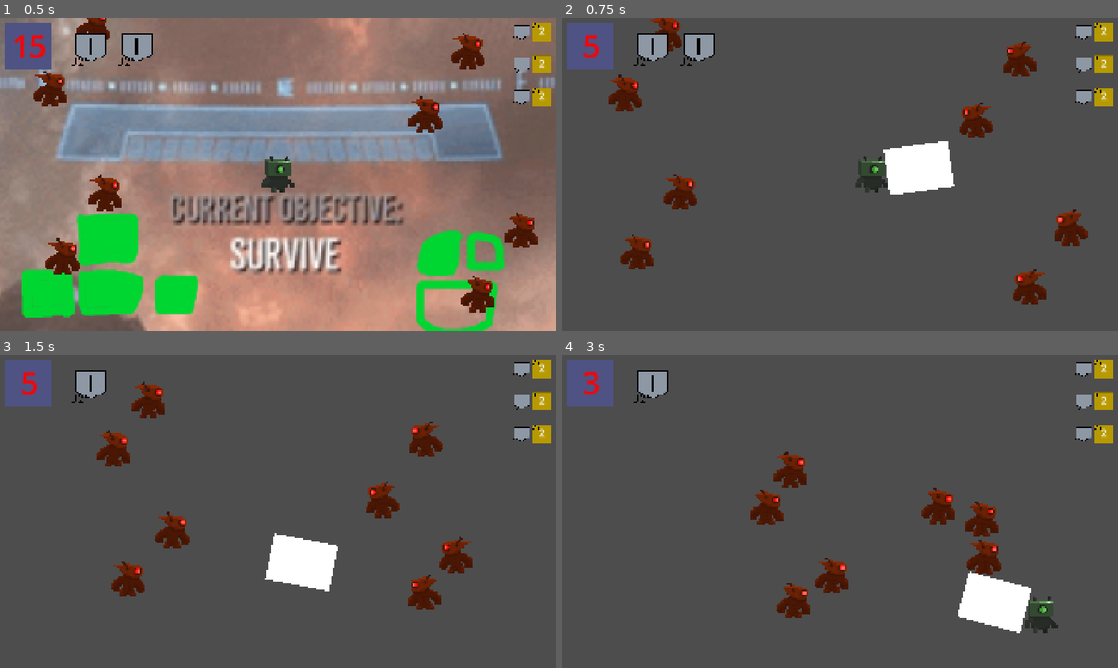
Above: before the commit, frames 1-4 (two rows, left to right).
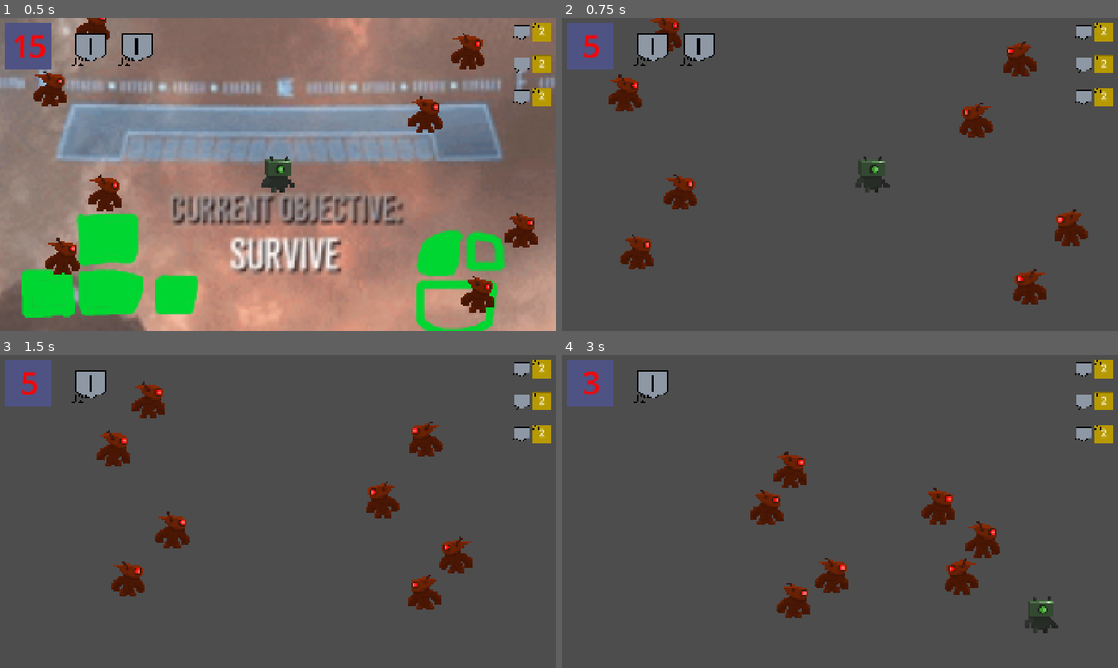
Above: after the commit, the same moments.

Repository: Paul-Sml/GameJam-gmtk2026
Game: Godot game, scene res://game_scene.tscn
The game is run twice, just before and just after one commit, with the same random seed, the same clock (stepped at 60 frames per second) and the same inputs.
Inputs (mouse positions are in pixels of both pictures, inside the frame that each line leads up to):
- Up to frame 1 (0.5 s): no input
- Up to frame 2 (0.75 s): tap Enter at 0.5 s; move the mouse to (962, 158) at 0.52 s; hold Right (right) from 0.53 s (still down); click (962, 158) at 0.6 s
- Up to frame 3 (1.5 s): move the mouse to (166, 527) at 1.27 s; release Right (right) at 1.28 s; hold Down (down) from 1.28 s (still down); click (166, 527) at 1.35 s
- Up to frame 4 (3 s): move the mouse to (895, 442) at 2.02 s; release Down (down) at 2.03 s; hold Right (right) 2.03-2.78 s; click (895, 442) at 2.1 s; move the mouse to (812, 574) at 2.77 s; hold Up (up) from 2.78 s (still down); click (812, 574) at 2.85 s

Frame 1 is identical in both runs. In frame 2, 1.7% of the frame differs, in the area x 57-71%, y 39-57%; in frame 3, 1.7%; in frame 4, 3.0%, in the area x 68-85%, y 46-89%.

Commit message:
strength working

Diff:
--- a/Entities/Enemies/enemy.gd
+++ b/Entities/Enemies/enemy.gd
@@ -33,5 +33,5 @@
 
 func receive_attack(hitbox: Hitbox) -> void:
 	var knockback_direction: Vector2 = Vector2.RIGHT.rotated(hitbox.rotation)
-	knockback_velocity = knockback_direction * KNOCKBACK_POWER
+	knockback_velocity = knockback_direction * KNOCKBACK_POWER * (.5 * PlayerStats.resource.strength)
 	take_damage(hitbox.damage)
--- a/Entities/Player/player.gd
+++ b/Entities/Player/player.gd
@@ -9,7 +9,7 @@
 @export var speed: float = 300.0
 @onready var hit_box: Hitbox = %HitBox
 @onready var attack_cooldown: Timer = %Cooldown
-const ATTACK_DURATION: float = 0.2
+const ATTACK_DURATION: float = 0.1
 
 var knockback_velocity: Vector2 = Vector2.ZERO
 const KNOCKBACK_POWER: float = 1200
@@ -41,6 +41,7 @@
 	if Input.is_action_just_pressed("LMB") and attack_cooldown.is_stopped():
 		attack_cooldown.start()
 		hit_box.look_at(get_global_mouse_position())
+		hit_box.scale = Vector2(.5, .5) * PlayerStats.resource.strength
 		hit_box.visible = true
 		hit_box.monitorable = true
 		await get_tree().create_timer(ATTACK_DURATION).timeout # TODO : Real timer
